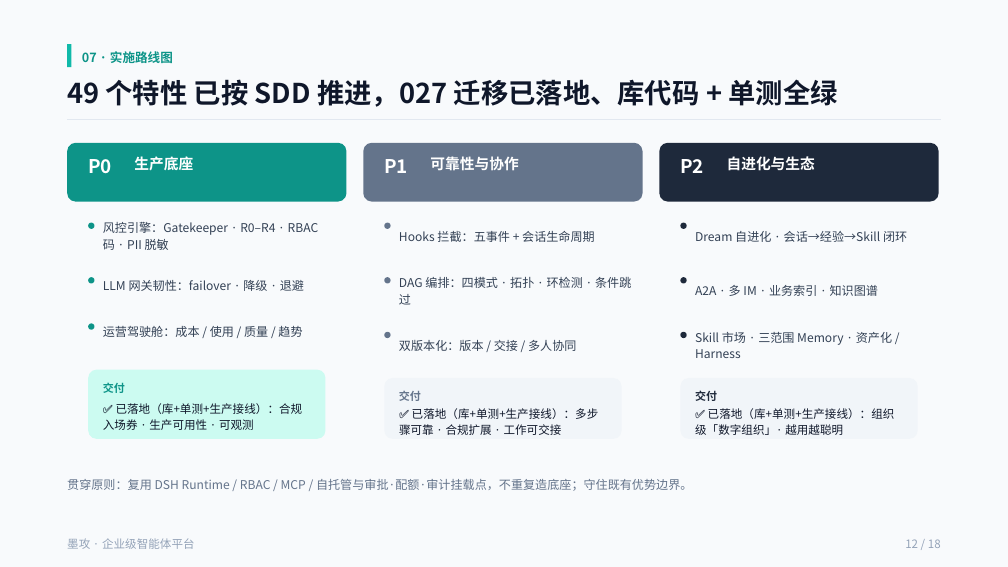
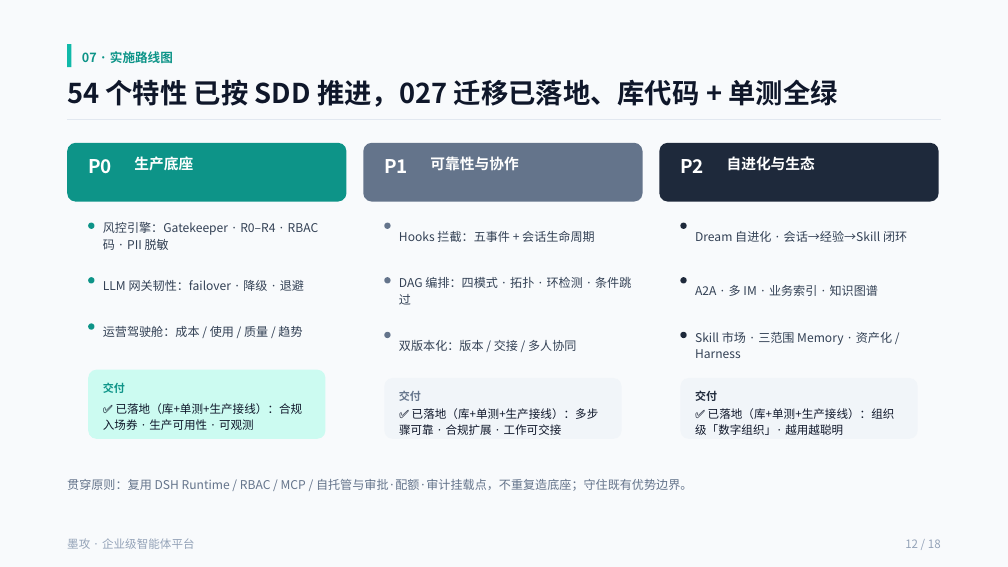
Before and after one commit to cooper2006/mogo, a slide deck: slide 12 of docs/intro-v4.pptx. Drawn at 1008x567 pixels with LibreOffice and Linux fonts; fonts in the diff are those of the drawing. Boxes give left, top, right and bottom in pixels: in the first picture for what was removed or moved away, otherwise in the second. Text is boxed around its words. In the diff, an @@ line names an element or a change of style, - is before the commit and + after.

Commit message:
chore(qa): standard 深度全量 QA 审计修复与 54 特性口径对齐（2026-11-11）
覆盖磁盘 54 个特性（001-053 + 055）的 D1-D8 全维度重扫，附 kiri 三轮回归 R1/R2/R3 明细。

修复：
- P1 tenant_purge 补齐 050-053 引入的 7 个租户集合，消除租户删除后的跨服务数据残留
- P1 drift-check / verify-artifact 在 compose 栈停机（生产为 k3s）时不再「比对 0 项报 OK」，改为显式 SKIP + rc=2
- P2 chat 审计枚举断言同步 051 新增 im.employee.route
- P2 补齐 050/051/052/053/055 五份 quickstart.md（五件套 54/54）
- P2 README 中英 / INDEX / PPT / CHANGELOG 计数 49(53) -> 54 / 1696
- P2 040 spec + checklist 的 _id 由 24-hex 对齐到 32-hex 终态
- P3 ./mogo baseline --json 输出纯 JSON；INDEX「029 未建」加复核注记
- P3 冒烟脚本 docstring 如实登记生产库保留写入，并补 k3s 用法

新增交付：deliverables/QA-AUDIT-STANDARD-2026-11-11.md（逐条可勾主报告）、
docs/regression-arm-kiri-2026-11-11.md（三轮回归明细）；
docs/id-unification-hex32-runbook.md 补入阶段 2 停机窗口执行记录。

R2/R3 测试计数零偏差：A6 5088 passed / 8 skipped / 0 failed，A4 339/9，
A2 63/0，A3 10/10，A5 12+8 全过，A7 verify PASS。
本提交不含版本发布，k3s 运行态仍为 83bd0973（修复前镜像）。

```diff
--- a/docs/intro-v4.pptx
+++ b/docs/intro-v4.pptx
@@ text at [67,79,837,107]: text changed @@
-49 个特性 已按 SDD 推进，027 迁移已落地、库代码 + 单测全绿
+54 个特性 已按 SDD 推进，027 迁移已落地、库代码 + 单测全绿
```
Also in this commit, not shown: 2 other slides changed, 21 other files.
